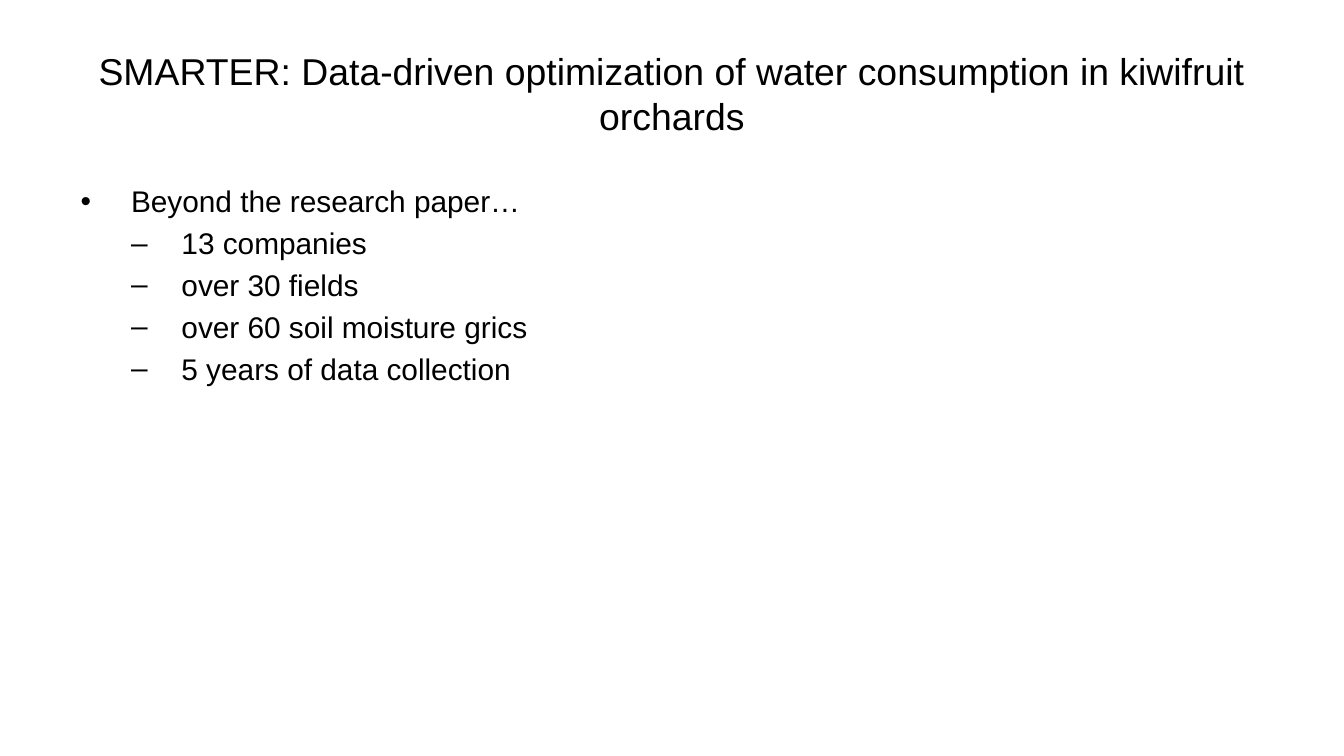
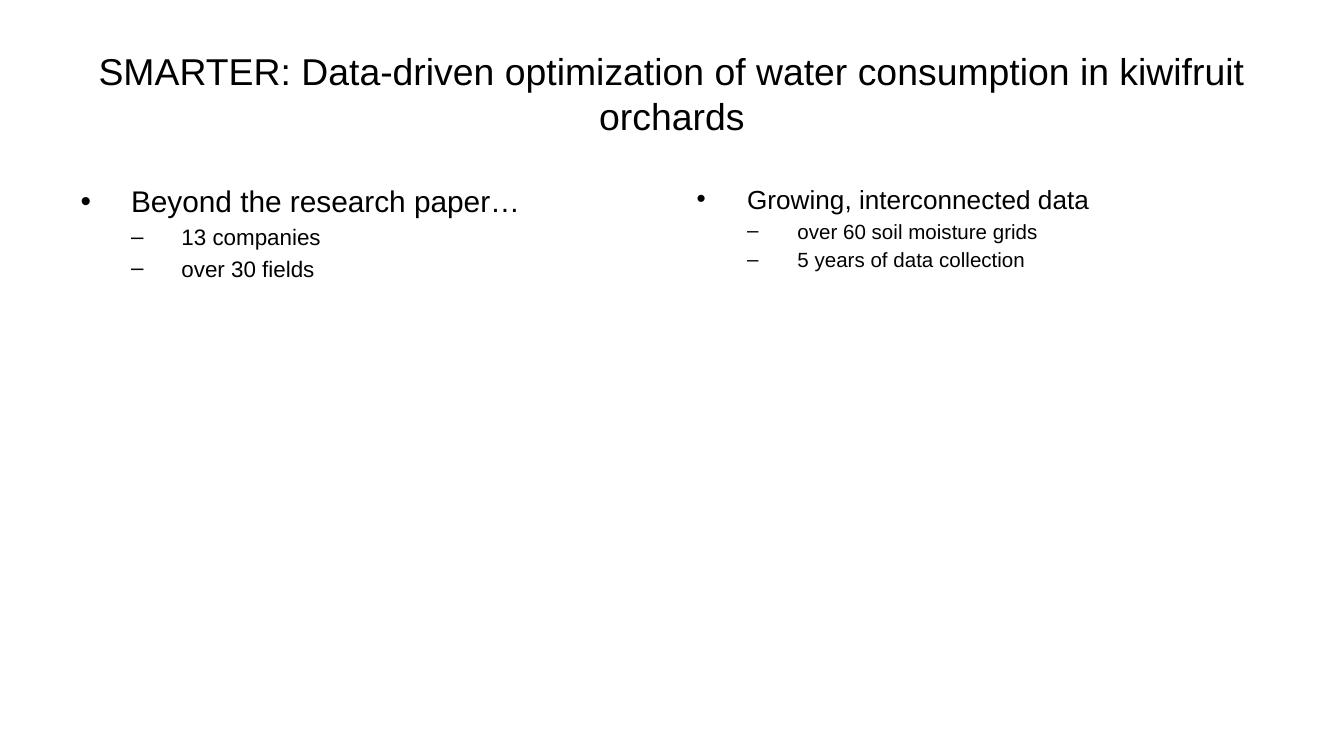
Before and after one commit to ManuelePasini/slides-markdown, a slide deck: slide 10 of 3rd_year_slides.pptx. Drawn at 1344x756 pixels with LibreOffice and Linux fonts; fonts in the diff are those of the drawing. Boxes give left, top, right and bottom in pixels: in the first picture for what was removed or moved away, otherwise in the second. Text is boxed around its words. In the diff, an @@ line names an element or a change of style, - is before the commit and + after.

```diff
--- a/3rd_year_slides.pptx
+++ b/3rd_year_slides.pptx
@@ text added at (747, 190, 1089, 272), 11 pt, text #000000 @@
+• Growing, interconnected data
+  – over 60 soil moisture grids
+  – 5 years of data collection
@@ text at (181, 228, 321, 278): size 16 to 12 pt in "13 companies", "over 30 fields" @@
@@ text at (181, 316, 527, 385): paragraphs removed @@
-  – over 60 soil moisture grics
-  – 5 years of data collection
```
Also in this commit, not shown: 2 other slides changed, 1 slide added, 1 slide removed, 8 other files.
